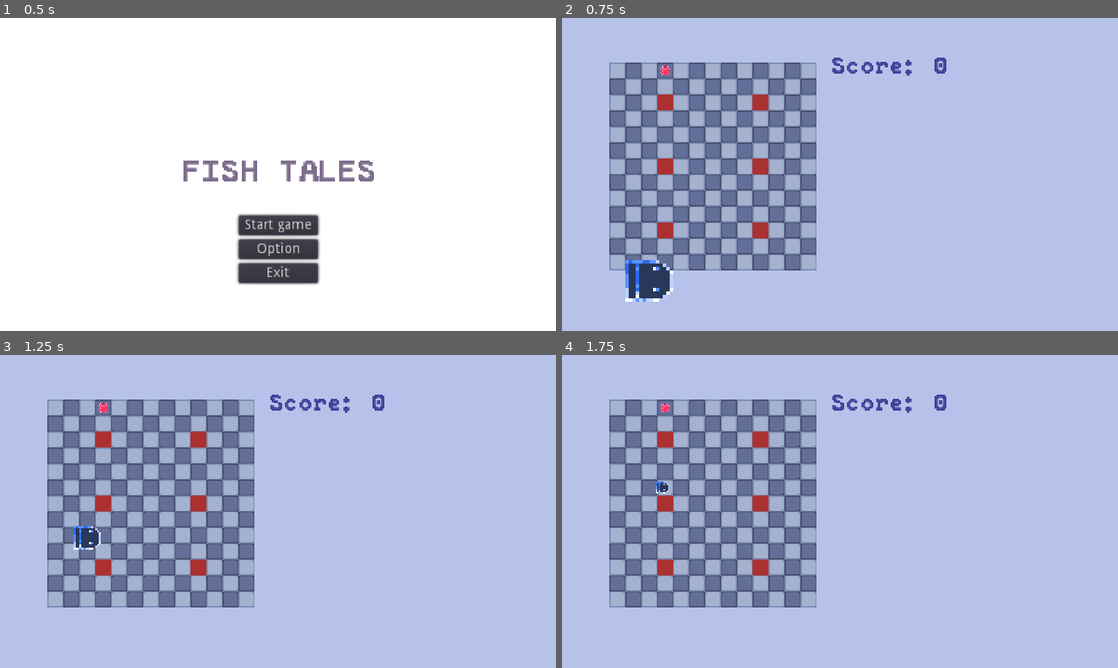
Above: before the commit, frames 1-4 (two rows, left to right).
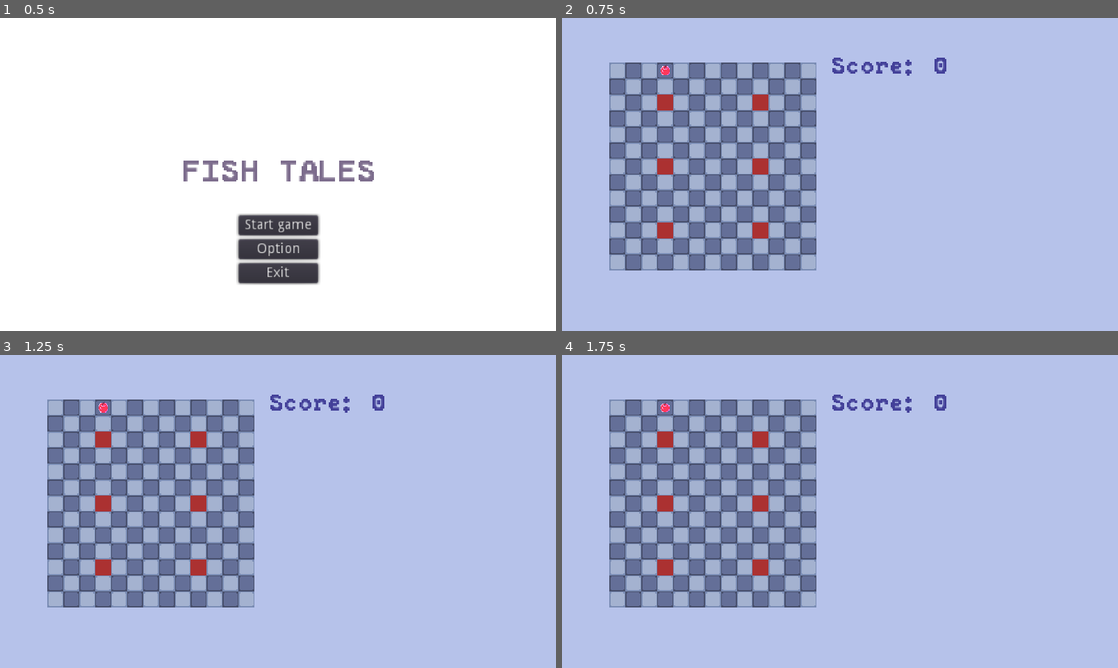
Above: after the commit, the same moments.

Repository: JustKwa/Snak-e
Game: Godot game, scene res://Scenes/main_menu.tscn
Two runs of this game, one before a commit and one after it. Both use one fixed random seed, a clock stepped at 60 frames per second and the inputs below.
Inputs:
- Up to frame 1 (0.5 s): no input
- Up to frame 2 (0.75 s): click "Start game" at 0.5 s
- Up to frame 3 (1.25 s): no input
- Up to frame 4 (1.75 s): tap Enter at 1.25 s; hold Right (ui_right) from 1.28 s (still down)

Frame 1 is identical in both runs. In frame 2, 1.0% of the frame differs, in the area x 11-20%, y 77-91%; in frame 3, 0.3%; in frame 4, less than 0.1%.

Commit message:
Disable collision when game over

Diff:
--- a/Scenes/snake_controller.tscn
+++ b/Scenes/snake_controller.tscn
@@ -38,6 +38,30 @@
 "transitions": PoolRealArray( 1 ),
 "update": 1,
 "values": [ false ]
+}
+tracks/2/type = "value"
+tracks/2/path = NodePath("CollisionShape2D:disabled")
+tracks/2/interp = 1
+tracks/2/loop_wrap = true
+tracks/2/imported = false
+tracks/2/enabled = true
+tracks/2/keys = {
+"times": PoolRealArray( 0 ),
+"transitions": PoolRealArray( 1 ),
+"update": 1,
+"values": [ true ]
+}
+tracks/3/type = "value"
+tracks/3/path = NodePath("CollisionShape2D2:disabled")
+tracks/3/interp = 1
+tracks/3/loop_wrap = true
+tracks/3/imported = false
+tracks/3/enabled = true
+tracks/3/keys = {
+"times": PoolRealArray( 0 ),
+"transitions": PoolRealArray( 1 ),
+"update": 1,
+"values": [ true ]
 }
 
 [sub_resource type="Animation" id=10]
@@ -203,6 +227,30 @@
 "method": "play"
 } ]
 }
+tracks/4/type = "value"
+tracks/4/path = NodePath("CollisionShape2D2:disabled")
+tracks/4/interp = 1
+tracks/4/loop_wrap = true
+tracks/4/imported = false
+tracks/4/enabled = true
+tracks/4/keys = {
+"times": PoolRealArray( 0 ),
+"transitions": PoolRealArray( 1 ),
+"update": 1,
+"values": [ false ]
+}
+tracks/5/type = "value"
+tracks/5/path = NodePath("CollisionShape2D:disabled")
+tracks/5/interp = 1
+tracks/5/loop_wrap = true
+tracks/5/imported = false
+tracks/5/enabled = true
+tracks/5/keys = {
+"times": PoolRealArray( 0 ),
+"transitions": PoolRealArray( 1 ),
+"update": 1,
+"values": [ false ]
+}
 
 [sub_resource type="Animation" id=9]
 resource_name = "hold_food"
@@ -281,7 +329,9 @@
 script = ExtResource( 2 )
 
 [node name="CanonHead" type="Sprite" parent="head"]
+visible = false
 position = Vector2( 0, -160 )
+scale = Vector2( 4, 4 )
 z_index = 3
 texture = ExtResource( 3 )
 
@@ -289,10 +339,12 @@
 position = Vector2( 2.5, 0 )
 rotation = -3.14159
 shape = SubResource( 4 )
+disabled = true
 
 [node name="CollisionShape2D" type="CollisionShape2D" parent="head"]
 rotation = 1.5708
 shape = SubResource( 3 )
+disabled = true
 
 [node name="AnimationPlayer" type="AnimationPlayer" parent="head"]
 autoplay = "spawn"
